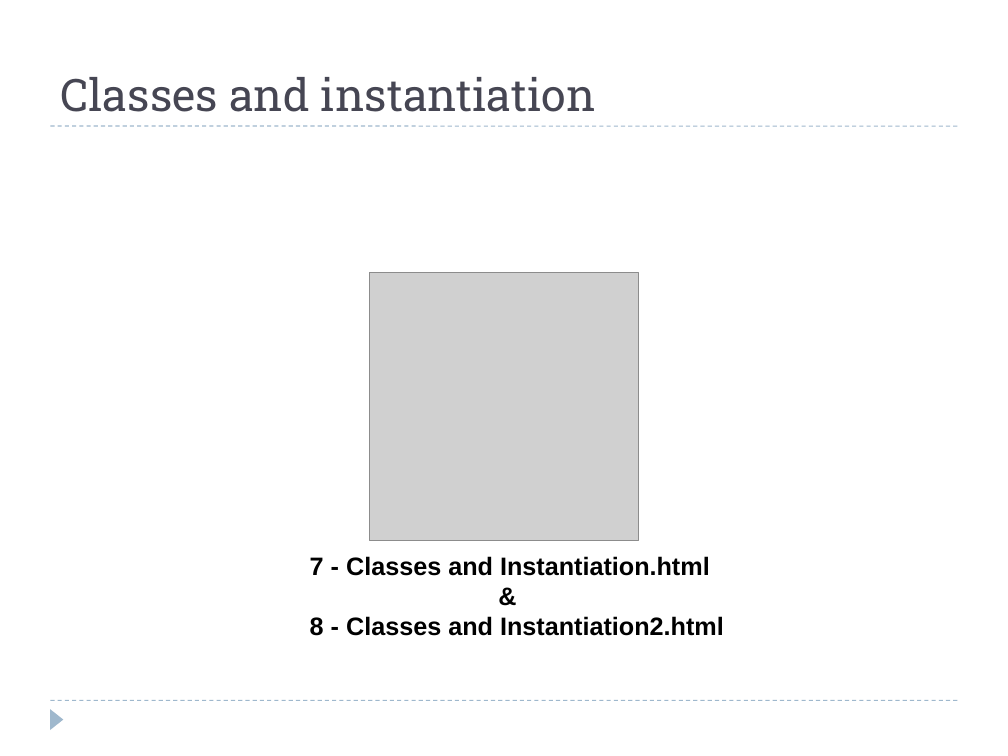
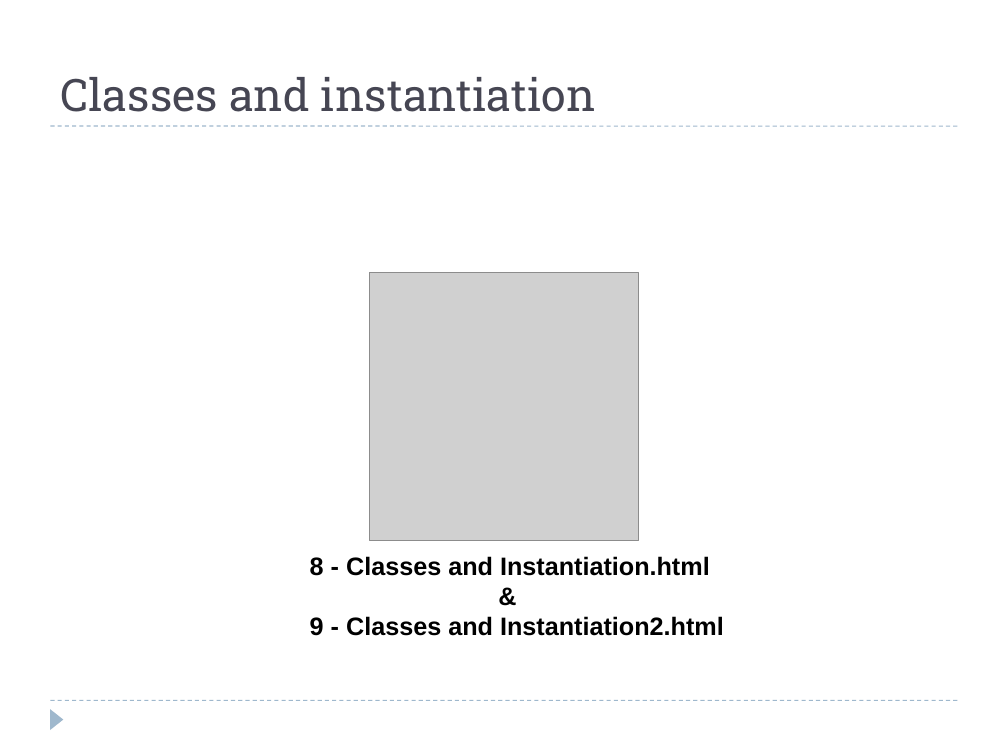
Before and after one commit to cosminnicula/OOJS, a slide deck: slide 29 of Presentation/HTML5 – Object Oriented JavaScript.ppt (slide 27 before the commit). Drawn at 1008x756 pixels with LibreOffice and Linux fonts; fonts in the diff are those of the drawing; grey boxes stand for pictures. Boxes give left, top, right and bottom in pixels: in the first picture for what was removed or moved away, otherwise in the second. Text is boxed around its words. In the diff, an @@ line names an element or a change of style, - is before the commit and + after.

```diff
--- a/Presentation/HTML5 – Object Oriented JavaScript.ppt
+++ b/Presentation/HTML5 – Object Oriented JavaScript.ppt
@@ text at (310, 556, 710, 576): text changed @@
-7 - Classes and Instantiation.html
+8 - Classes and Instantiation.html
@@ text at (310, 616, 724, 636): text changed @@
-8 - Classes and Instantiation2.html
+9 - Classes and Instantiation2.html
```
Also in this commit, not shown: 9 other slides changed, 4 slides added, 1 slide removed, 9 other files.
